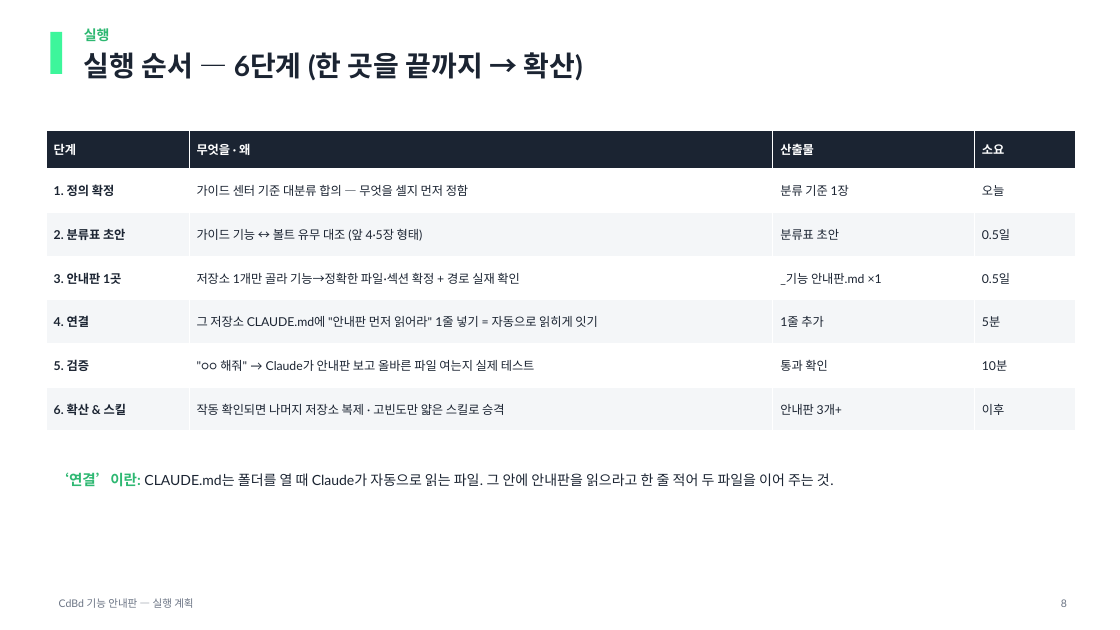
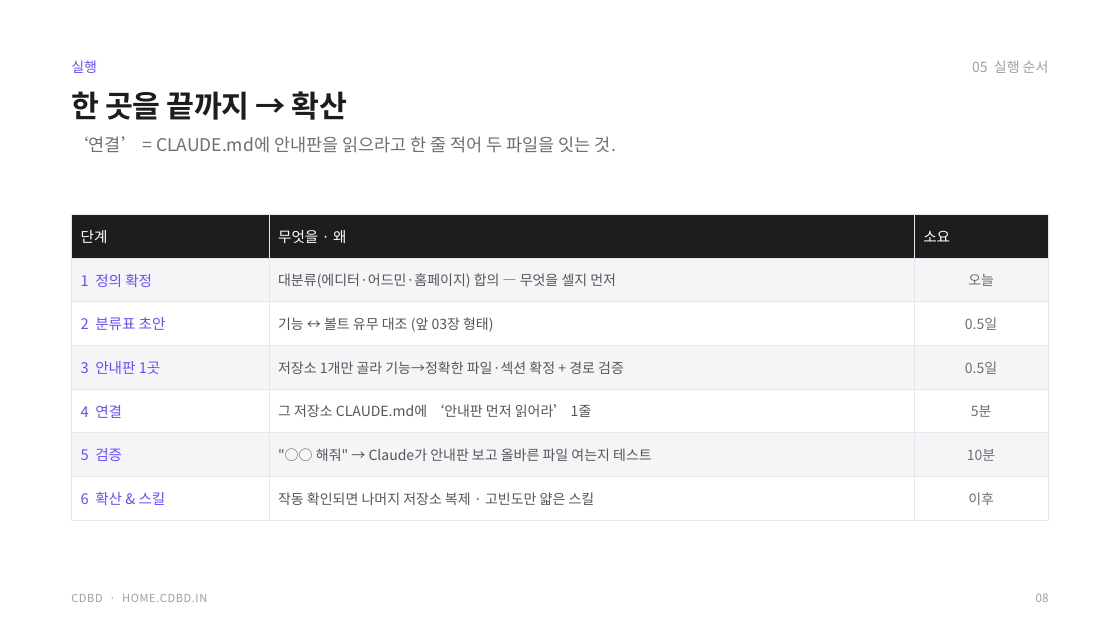
Before and after one commit to CdBd-in/design, a slide deck: slide 8 of _기능 안내판 실행 계획.pptx. Drawn at 1120x630 pixels with LibreOffice and Linux fonts; fonts in the diff are those of the drawing. Boxes give left, top, right and bottom in pixels: in the first picture for what was removed or moved away, otherwise in the second. Text is boxed around its words. In the diff, an @@ line names an element or a change of style, - is before the commit and + after.

```diff
--- a/_기능 안내판 실행 계획.pptx
+++ b/_기능 안내판 실행 계획.pptx
@@ rectangle removed at (0,0,1120,105) @@
@@ rectangle removed at (50,32,62,74) @@
@@ text added at (71,60,97,73), 12 pt, text #6C4CFF @@
+실행
@@ text added at (972,60,1049,73), 12 pt, text #9AA0A6 @@
+05 실행 순서
@@ text at (71,91,347,120): text changed; size 24 to 26 pt; font Lato to Noto Sans CJK KR; text colour #1B2432 to #1D1D1F @@
-실행
-실행 순서 — 6단계 (한 곳을 끝까지 → 확산)
+한 곳을 끝까지 → 확산
@@ text at (71,136,616,153): text changed; size 12 to 15 pt; font Lato to Noto Sans CJK KR; text colour #1B2432 to #6E6E73 @@
-‘연결’이란: CLAUDE.md는 폴더를 열 때 Claude가 자동으로 읽는 파일. 그 안에 안내판을 읽으라고 한 줄 적어 두 파일을 이어 주는 것.
+‘연결’ = CLAUDE.md에 안내판을 읽으라고 한 줄 적어 두 파일을 잇는 것.
@@ table at (71,214,1049,509) @@
-column 1: 단계 | 1. 정의 확정 | 2. 분류표 초안 | 3. 안내판 1곳 | 4. 연결 | 5. 검증 | 6. 확산 & 스킬
-column 2: 무엇을 · 왜 | 가이드 센터 기준 대분류 합의 — 무엇을 셀지 먼저 정함 | 가이드 기능 ↔ 볼트 유무 대조 (앞 4·5장 형태) | 저장소 1개만 골라 기능→정확한 파일·섹션 확정 + 경로 실재 확인 | 그 저장소 CLAUDE.md에 "안내판 먼저 읽어라" 1줄 넣기 = 자동으로 읽히게 잇기 | "○○ 해줘" → Claude가 안내판 보고 올바른 파일 여는지 실제 테스트 | 작동 확인되면 나머지 저장소 복제 · 고빈도만 얇은 스킬로 승격
-column 3: 산출물 | 분류 기준 1장 | 분류표 초안 | _기능 안내판.md ×1 | 1줄 추가 | 통과 확인 | 안내판 3개+
+column 1: 단계 | 1 정의 확정 | 2 분류표 초안 | 3 안내판 1곳 | 4 연결 | 5 검증 | 6 확산 & 스킬
+column 2: 무엇을 · 왜 | 대분류(에디터·어드민·홈페이지) 합의 — 무엇을 셀지 먼저 | 기능 ↔ 볼트 유무 대조 (앞 03장 형태) | 저장소 1개만 골라 기능→정확한 파일·섹션 확정 + 경로 검증 | 그 저장소 CLAUDE.md에 ‘안내판 먼저 읽어라’ 1줄 | "○○ 해줘" → Claude가 안내판 보고 올바른 파일 여는지 테스트 | 작동 확인되면 나머지 저장소 복제 · 고빈도만 얇은 스킬
@@ table: place and size @@
-table at (46,130,1075,431)
+table at (71,214,1049,509)
@@ text removed at (59,598,193,608) @@
-CdBd 기능 안내판 — 실행 계획
@@ text added at (71,594,207,602), 9.5 pt, text #9AA0A6 @@
+CDBD · HOME.CDBD.IN
@@ text added at (1036,593,1049,602), 10 pt, text #9AA0A6 @@
+08
@@ text removed at (1061,599,1067,607) @@
-8
```
Also in this commit, not shown: 6 other slides changed, 4 slides added, 4 slides removed, 2 other files.
